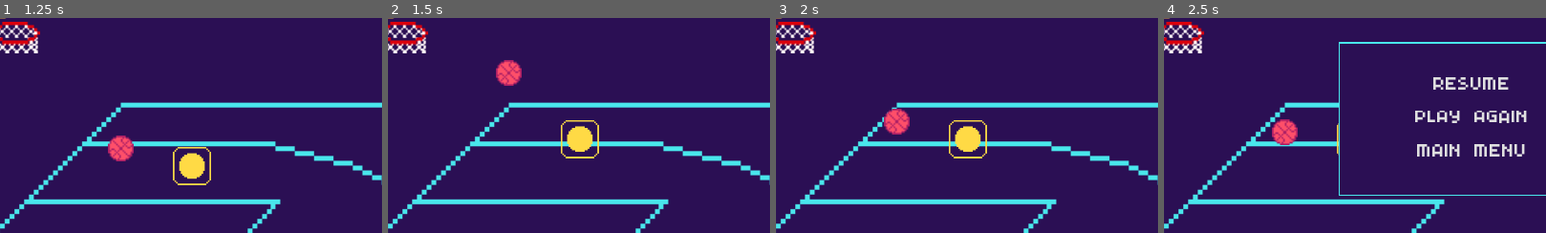
Above: before the commit, frames 1-4 (left to right).
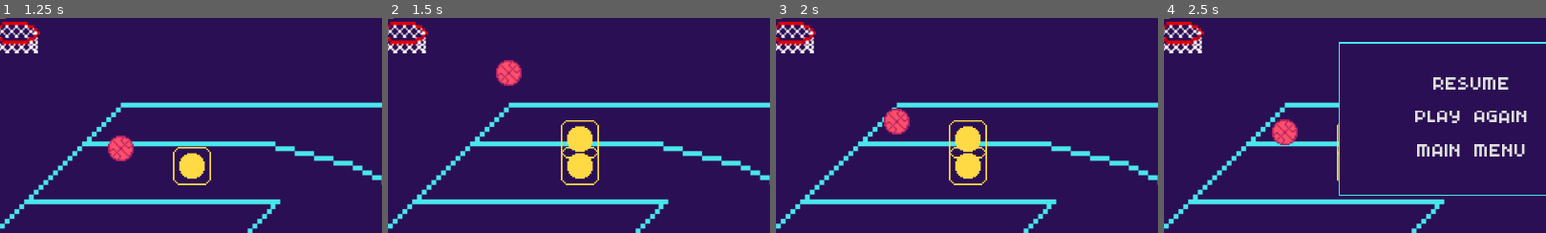
Above: after the commit, the same moments.

Repository: kerodekroma/pickaball-godot
Game: Godot game, scene res://scenes/welcome.tscn
The game is run twice, just before and just after one commit, with the same random seed, the same clock (stepped at 60 frames per second) and the same inputs.
Inputs:
- Up to frame 1 (1.25 s): click "NEW GAME" at 0.5 s
- Up to frame 2 (1.5 s): click "RESET" at 1.25 s
- Up to frame 3 (2 s): no input
- Up to frame 4 (2.5 s): click "MENU" at 2 s
The pictures show only the part of the screen within x 9-59%, y 42-92%; the shares and areas given below are measured in that part.

Frame 1 is identical in both runs. In frame 2, 0.9% of the frame differs, in the area x 45-56%, y 60-78%; in frame 3, 0.9%; in frame 4, less than 0.1%.
Error before the commit: Invalid call. Nonexistent function 'stop' in base 'Nil'. (res://scripts/Main.gd:82)

Commit message:
feat: now relocates a ball once it leaves the screen

Diff:
--- a/entities/Ball/Ball.gd
+++ b/entities/Ball/Ball.gd
@@ -3,7 +3,9 @@
 signal ball_touched_ring
 
 func _ready():
-	connect("body_entered", self, "_on_ball_entered")
+	var has_error = connect("body_entered", self, "_on_ball_entered")
+	if has_error != 0:
+		print("ERROR found in Ball", has_error)
 
 func _on_ball_entered(body):
 	if body.is_in_group('basket'):
--- a/entities/Basket/Basket.gd
+++ b/entities/Basket/Basket.gd
@@ -4,9 +4,13 @@
 
 func setup_goal_area():
 	$GoalArea2D.show()
-	$GoalArea2D.connect("body_entered", self, '_on_goal_area_entered')
+	if $GoalArea2D.is_connected("body_entered", self, "_on_goal_area_entered"):
+		self.hide_goal_area()
+	var has_error = $GoalArea2D.connect("body_entered", self, '_on_goal_area_entered')
+	if has_error != 0:
+		print("ERROR found in Basket", has_error)
 
-func _on_goal_area_entered(area):
+func _on_goal_area_entered(_area):
 	emit_signal("goal")
 
 func hide_goal_area():
--- a/entities/HUD/HUD.gd
+++ b/entities/HUD/HUD.gd
@@ -7,7 +7,9 @@
 signal on_match_finishes
 
 func _ready():
-	$Timer.connect("timeout", self, "_on_Timer_timeout")
+	var has_error = $Timer.connect("timeout", self, "_on_Timer_timeout")
+	if has_error != 0:
+		print("ERROR found in HUD:", has_error)
 
 func _on_Timer_timeout():
 	if time_left == 0:
--- a/scripts/Globals.gd
+++ b/scripts/Globals.gd
@@ -12,6 +12,7 @@
 const min_y_range = 150
 const max_y_range = 400
 var current_level = 0
+const time_to_reload_when_it_fails = 3.8 # milliseconds
 
 # var record_data = {"records": []}
 var file_name = "user://pick_a_ball_records.txt"
--- a/scripts/Main.gd
+++ b/scripts/Main.gd
@@ -3,15 +3,16 @@
 const ball = preload("res://entities/Ball/Ball.tscn")
 const control = preload("res://entities/Control/Control.tscn")
 
-var time_to_reload_when_it_fails = 3.8
+var time_to_reload_when_it_fails = Globals.time_to_reload_when_it_fails
 var control_instance: Node
-var ball_instance
+var ball_instance: RigidBody2D
 var current_score = 0
-var timer_reload_ball_and_control_instance: Timer
+var timer_reload_ball_and_control_instance = Timer.new()
+var is_ball_outside_the_screen = false
 
 func _ready():
 	$Basket.setup_goal_area()
-	$Basket.connect("goal", self, "_on_basket_goal")
+	connect_with_basket_node()
 	create_ball()
 	create_control()
 
@@ -22,50 +23,73 @@
 	if event.is_action_pressed("ui_cancel"):
 		$PauseDialog.hide()
 
+func _process(_delta):
+	if ball_instance.position.x < -64 && !is_ball_outside_the_screen:
+		is_ball_outside_the_screen = true
+		create_reload_timer(0.1)
+		print("OUTT", time_to_reload_when_it_fails)
+
+	if ball_instance.position.x > -64 && is_ball_outside_the_screen:
+		is_ball_outside_the_screen = false
+
 func _on_Button_pressed():
 	create_ball_and_control()
+
+func connect_with_basket_node():
+	if $Basket.is_connected("goal", self, "_on_basket_goal"):
+		$Basket.disconnect("goal", self, "_on_basket_goal")
+	var has_error = $Basket.connect("goal", self, "_on_basket_goal")
+	if has_error != 0:
+		print("ERROR found connecting the basket in main", has_error)
 
 func create_ball():
 	if ball_instance != null:
 		remove_child(ball_instance)
 	ball_instance = ball.instance()
 	ball_instance.position = Globals.generate_ball_position()
-	ball_instance.connect("ball_touched_ring", self, "_on_ball_touched_ring")
+	var has_error = ball_instance.connect("ball_touched_ring", self, "_on_ball_touched_ring")
+	if has_error != 0:
+		print("ERROR connecting with the ball_instance", has_error)
 	add_child(ball_instance)
 
 func create_control():
-	if control_instance != null:
-		remove_child(control_instance)
 	control_instance = control.instance()
 	# initial position in the 2d preview: 768, 310
 	control_instance.position = Globals.generate_control_position(ball_instance.position)
-	control_instance.connect("control_released", self, "_on_control_released")
+	var has_error = control_instance.connect("control_released", self, "_on_control_released")
+	if has_error != 0:
+		print("ERROR connecting with the control", has_error)
 	add_child(control_instance)
 
-func create_reload_timer():
-	if timer_reload_ball_and_control_instance != null:
-		timer_reload_ball_and_control_instance.stop()
-		remove_child(timer_reload_ball_and_control_instance)
-	#create the timer to restart the ball & controls
-	timer_reload_ball_and_control_instance = Timer.new()
-	timer_reload_ball_and_control_instance.connect("timeout", self, "create_ball_and_control")
+func create_reload_timer(value):
+	# just connect once
+	if not timer_reload_ball_and_control_instance.is_connected("timeout", self, "create_ball_and_control"):
+		timer_reload_ball_and_control_instance.connect("timeout", self, "create_ball_and_control")
+
+	timer_reload_ball_and_control_instance.add_to_group("timer_reloader")
 	timer_reload_ball_and_control_instance.autostart = true
-	timer_reload_ball_and_control_instance.wait_time = time_to_reload_when_it_fails
+	timer_reload_ball_and_control_instance.wait_time = value
+
+	#clean up all the nodes that belong to this group
+	for node in get_tree().get_nodes_in_group("timer_reloader"):
+		remove_child(node)
+
+	add_child(timer_reload_ball_and_control_instance)
 	timer_reload_ball_and_control_instance.start()
-	add_child(timer_reload_ball_and_control_instance)
-	print("START TIMER")
+	print("START TIMER", value)
 
 func _on_control_released(direction):
 	ball_instance.apply_torque_impulse(10000)
 	ball_instance.apply_impulse(Vector2.ZERO, direction * -50)
 	remove_child(control_instance)
-	create_reload_timer()
+	create_reload_timer(time_to_reload_when_it_fails)
 
 func _on_ball_touched_ring():
 	print("more time please!")
 	ball_instance.apply_torque_impulse(-1)
 	ball_instance.apply_central_impulse(Vector2(-1, -1))
 	time_to_reload_when_it_fails += 0.4
+	create_reload_timer(time_to_reload_when_it_fails)
 
 func _on_basket_goal():
 	print("GOAL!")
@@ -79,7 +103,9 @@
 	create_ball()
 	create_control()
 	$Basket.setup_goal_area()
+	connect_with_basket_node()
 	timer_reload_ball_and_control_instance.stop()
+	time_to_reload_when_it_fails = Globals.time_to_reload_when_it_fails
 
 func _on_HUD_on_btn_menu_pressed():
 	# useful info: https://docs.godotengine.org/en/3.4/tutorials/scripting/pausing_games.html#pause
@@ -91,7 +117,8 @@
 	get_tree().paused = false
 
 func _on_PauseDialog_on_reset_double_check_ok_pressed():
-	get_tree().reload_current_scene()
+	var result = get_tree().reload_current_scene()
+	print("_on_PauseDialog_on_reset_double_check_ok_pressed: result", result)
 	get_tree().paused = false
 
 func _on_PauseDialog_on_main_menu_pressed():
@@ -109,5 +136,6 @@
 	Globals.go_to_main_menu()
 
 func _on_ScoreDialog_on_score_play_again():
-	get_tree().reload_current_scene()
+	var result = get_tree().reload_current_scene()
+	print("_on_ScoreDialog_on_score_play_again: result", result)
 	get_tree().paused = false
